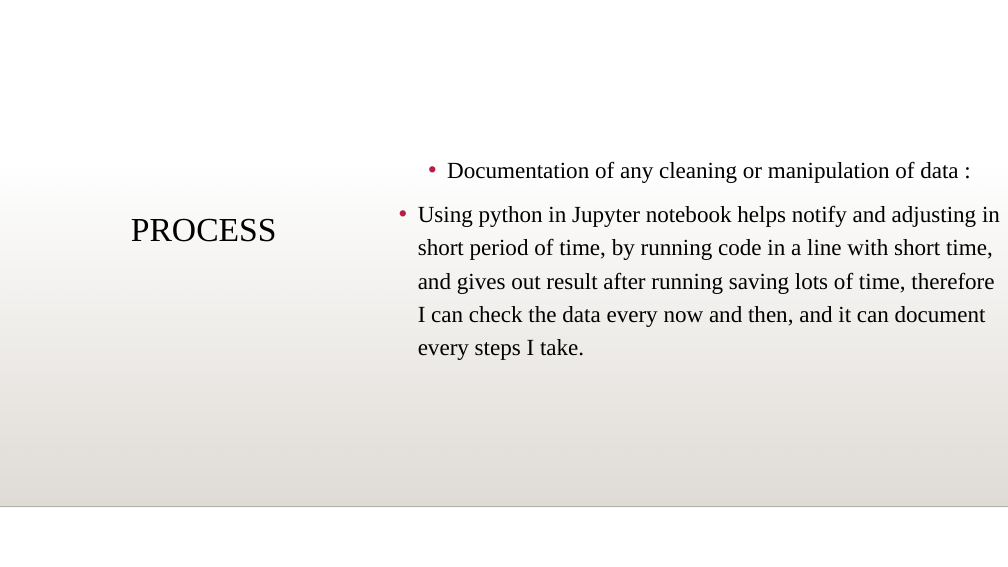
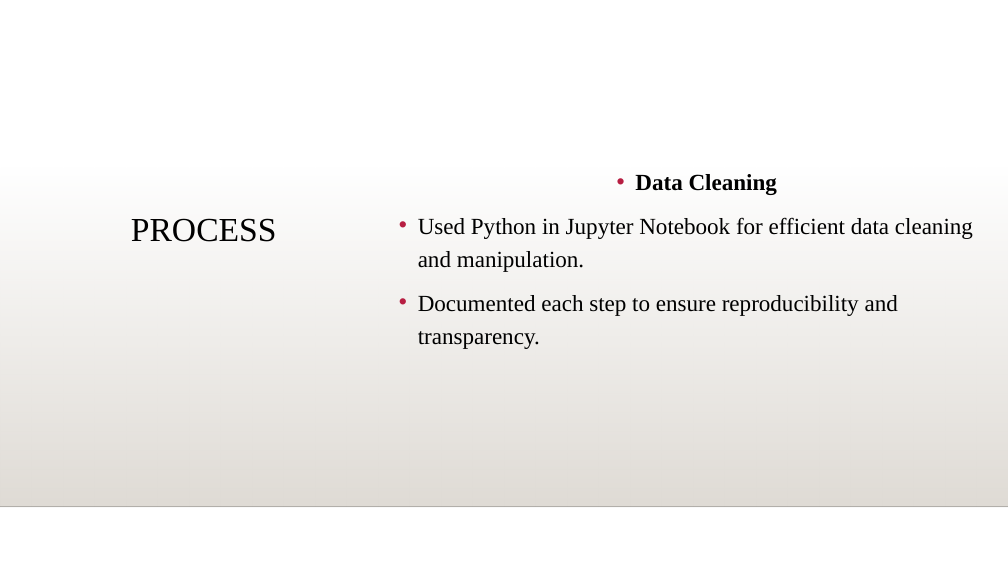
Before and after one commit to y4611676/Unanimous-Project, a slide deck: slide 6 of Analyze_project/Bike_Share/How_Does_a_Bike_Share_Navigate_Speedy_Success.pptx. Drawn at 1008x567 pixels with LibreOffice and Linux fonts; fonts in the diff are those of the drawing; background and template pictures are left out. Boxes give left, top, right and bottom in pixels: in the first picture for what was removed or moved away, otherwise in the second. Text is boxed around its words. In the diff, an @@ line names an element or a change of style, - is before the commit and + after.

```diff
--- a/Analyze_project/Bike_Share/How_Does_a_Bike_Share_Navigate_Speedy_Success.pptx
+++ b/Analyze_project/Bike_Share/How_Does_a_Bike_Share_Navigate_Speedy_Success.pptx
@@ text at (418,174,973,349): text changed @@
-• Documentation of any cleaning or manipulation of data :
-• Using python in Jupyter notebook helps notify and adjusting in short period of time, by running code in a line with short time, and gives out result after running saving lots of time, therefore I can check the data every now and then, and it can document every steps I take.
+• Data Cleaning
+• Used Python in Jupyter Notebook for efficient data cleaning and manipulation.
+• Documented each step to ensure reproducibility and transparency.
```
Also in this commit, not shown: 11 other slides changed, 1 other file.
